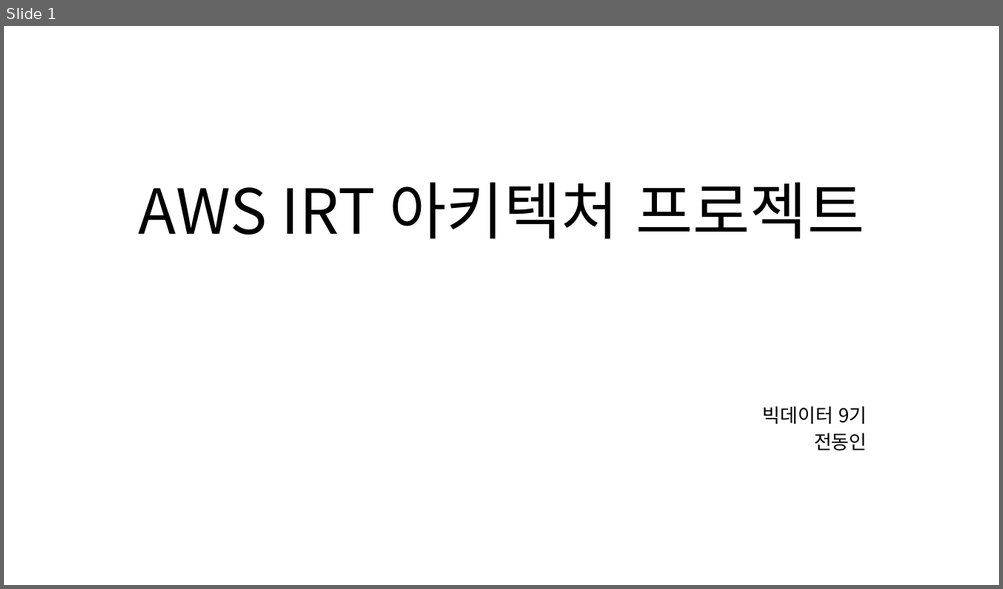
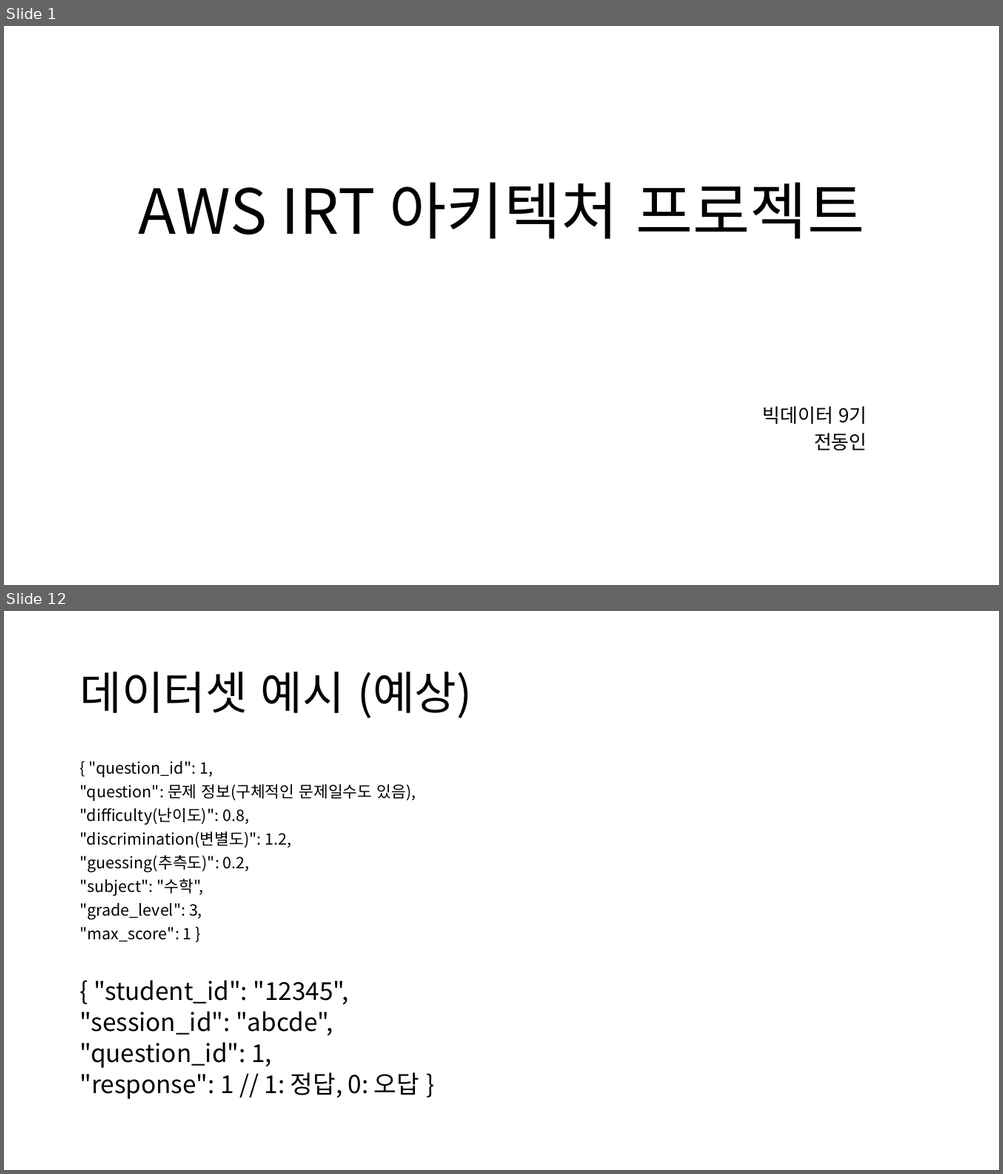
Before and after one commit to DonginJeon/Project, a slide deck: Personal/IRT_AWS/AWS IRT 아키텍처 프로젝트.pptx. Shown one above the other, each under a label of ours: slide 1 before the commit, slides 1 and 12 after it; the slides between them are not shown. The pictures are 1003x589 and 1003x1174 pixels, drawn with LibreOffice and Linux fonts; fonts in the diff are those of the drawing. Boxes give left, top, right and bottom in pixels: in the first picture for what was removed or moved away, otherwise in the second. Text is boxed around its words. In the diff, an @@ line names an element or a change of style, - is before the commit and + after.

```diff
--- a/Personal/IRT_AWS/AWS IRT 아키텍처 프로젝트.pptx
+++ b/Personal/IRT_AWS/AWS IRT 아키텍처 프로젝트.pptx
@@ slide 12 added at [4, 611, 999, 1170], background #FFFFFF @@
@@ title added at [79, 672, 472, 718], 44 pt, text #000000 @@
+데이터셋 예시 (예상)
@@ text added at [79, 761, 419, 1099], 15.3 pt, text #000000 @@
+{ "question_id": 1,
+"question": 문제 정보(구체적인 문제일수도 있음),
+"difficulty(난이도)": 0.8,
+"discrimination(변별도)": 1.2,
+"guessing(추측도)": 0.2,
+"subject": "수학",
+"grade_level": 3,
+"max_score": 1 }
+{ "student_id": "12345",
+"session_id": "abcde",
+"question_id": 1,
+"response": 1 // 1: 정답, 0: 오답 }
```
Also in this commit, not shown: 5 slides changed, 7 other slides added, 3 slides removed, 56 other files.
